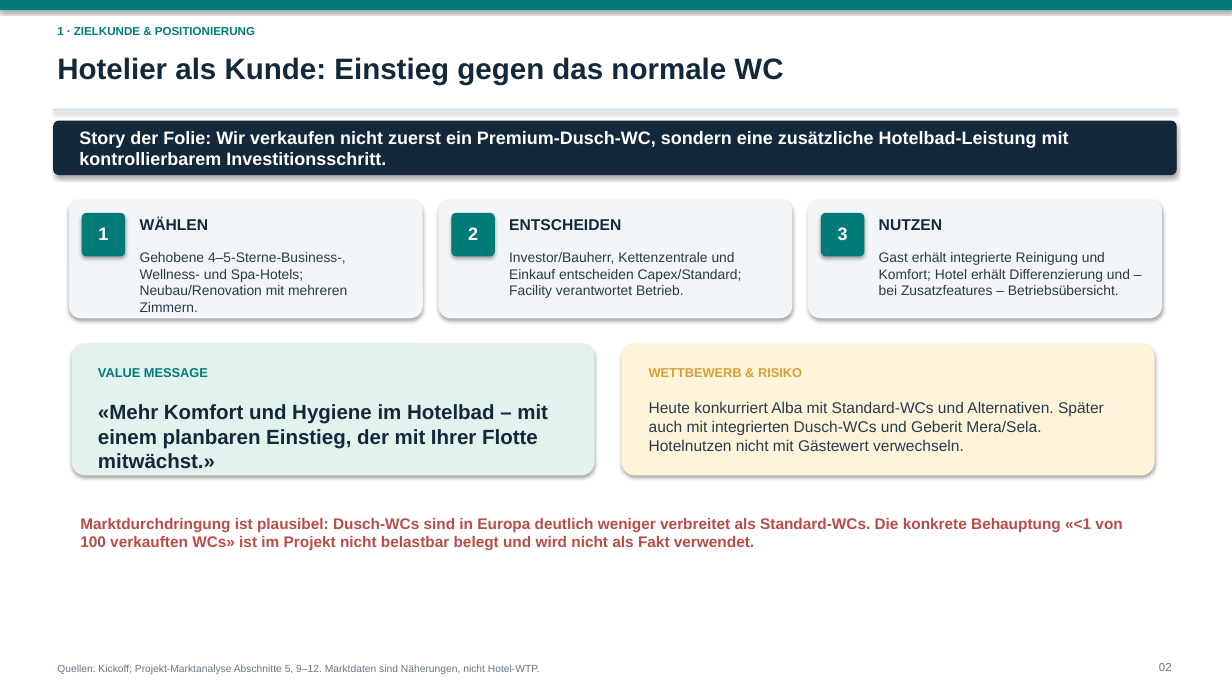
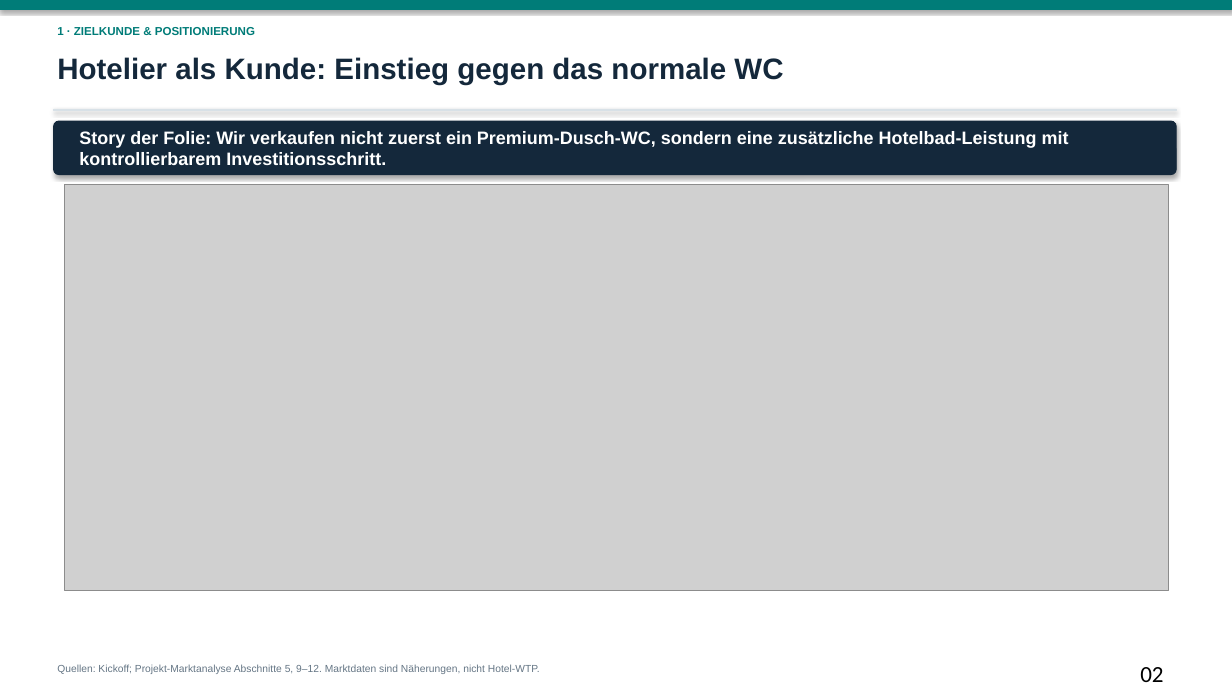
Before and after one commit to dhueppi/ZHAW_CAS_PRICING_01, a slide deck: slide 2 of leistungsnachweis_2/LN2_AquaClean_Alba_Hotel_Preiskonzept_2026.pptx. Drawn at 1232x693 pixels with LibreOffice and Linux fonts; fonts in the diff are those of the drawing; grey boxes stand for pictures. Boxes give left, top, right and bottom in pixels: in the first picture for what was removed or moved away, otherwise in the second. Text is boxed around its words. In the diff, an @@ line names an element or a change of style, - is before the commit and + after.

```diff
--- a/leistungsnachweis_2/LN2_AquaClean_Alba_Hotel_Preiskonzept_2026.pptx
+++ b/leistungsnachweis_2/LN2_AquaClean_Alba_Hotel_Preiskonzept_2026.pptx
@@ picture added at <box>65,185,1169,591</box> @@
@@ rounded rectangle removed at <box>69,200,422,318</box> @@
@@ rounded rectangle removed at <box>439,200,792,318</box> @@
@@ rounded rectangle removed at <box>809,200,1162,318</box> @@
@@ rounded rectangle removed at <box>82,213,125,256</box> @@
@@ text removed at <box>98,227,108,240</box> @@
-1
@@ text removed at <box>140,218,209,230</box> @@
-WÄHLEN
@@ rounded rectangle removed at <box>452,213,494,256</box> @@
@@ text removed at <box>468,227,478,240</box> @@
-2
@@ text removed at <box>509,219,621,230</box> @@
-ENTSCHEIDEN
@@ rounded rectangle removed at <box>822,213,864,256</box> @@
@@ text removed at <box>838,227,848,241</box> @@
-3
@@ text removed at <box>879,219,943,230</box> @@
-NUTZEN
@@ text removed at <box>140,252,347,312</box> @@
-Gehobene 4–5-Sterne-Business-, Wellness- und Spa-Hotels; Neubau/Renovation mit mehreren Zimmern.
@@ text removed at <box>509,252,742,298</box> @@
-Investor/Bauherr, Kettenzentrale und Einkauf entscheiden Capex/Standard; Facility verantwortet Betrieb.
@@ text removed at <box>879,252,1130,295</box> @@
-Gast erhält integrierte Reinigung und Komfort; Hotel erhält Differenzierung und – bei Zusatzfeatures – Betriebsübersicht.
@@ rounded rectangle removed at <box>72,344,594,475</box> @@
@@ rounded rectangle removed at <box>622,344,1154,475</box> @@
@@ text removed at <box>98,368,208,377</box> @@
-VALUE MESSAGE
@@ text removed at <box>649,368,802,377</box> @@
-WETTBEWERB & RISIKO
@@ text removed at <box>98,404,548,468</box> @@
-«Mehr Komfort und Hygiene im Hotelbad – mit einem planbaren Einstieg, der mit Ihrer Flotte mitwächst.»
@@ text removed at <box>649,401,1104,451</box> @@
-Heute konkurriert Alba mit Standard-WCs und Alternativen. Später auch mit integrierten Dusch-WCs und Geberit Mera/Sela. Hotelnutzen nicht mit Gästewert verwechseln.
@@ text removed at <box>80,518,1122,550</box> @@
-Marktdurchdringung ist plausibel: Dusch-WCs sind in Europa deutlich weniger verbreitet als Standard-WCs. Die konkrete Behauptung «<1 von 100 verkauften WCs» ist im Projekt nicht belastbar belegt und wird nicht als Fakt verwendet.
@@ text "02" at <box>1140,667,1163,682</box>: size 9 to 18 pt, font Arial to Calibri, text colour #657685 to #000000; alignment right to left @@
```
Also in this commit, not shown: 16 other slides changed, 1 slide added, 21 other files.
